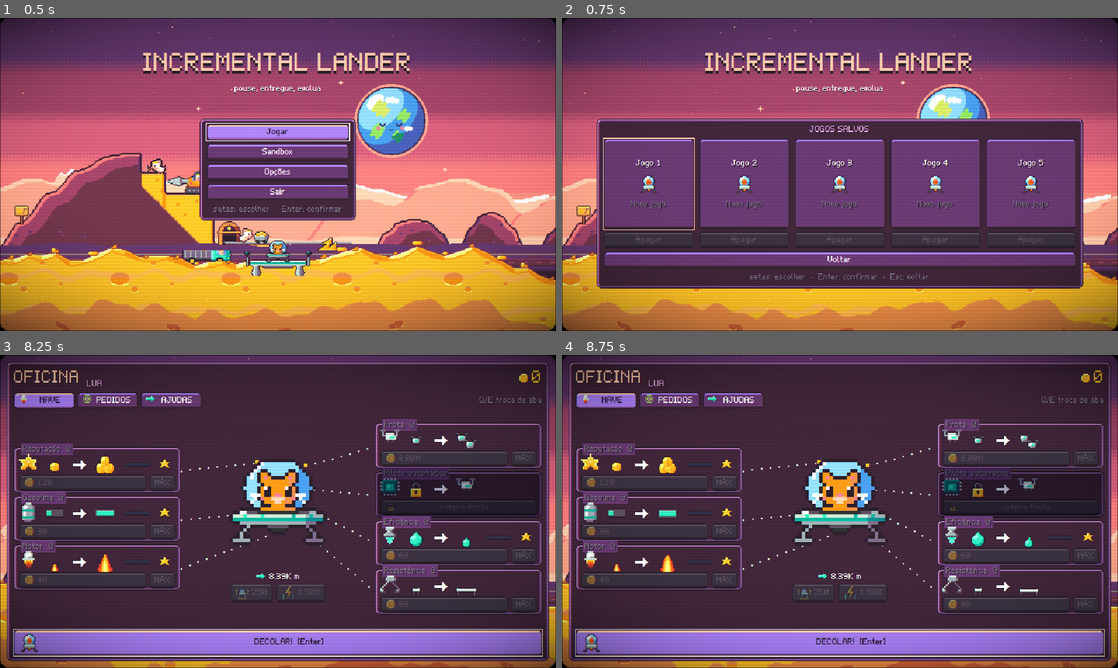
Above: before the commit, frames 1-4 (two rows, left to right).
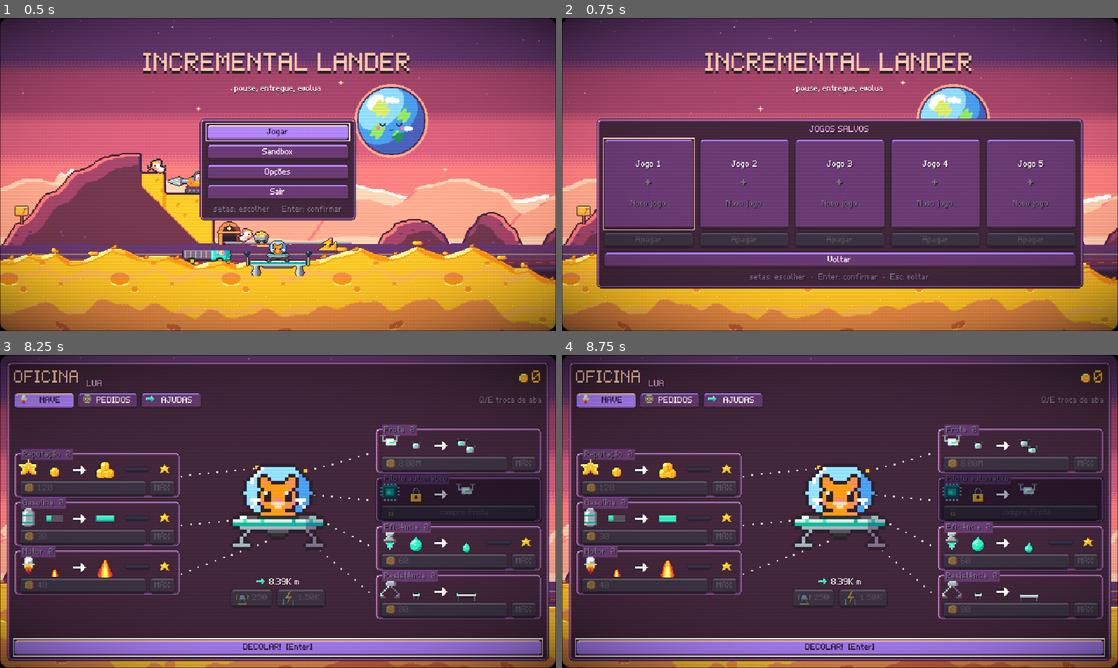
Above: after the commit, the same moments.

Repository: valdersonjr/incremental-lander
Game: Godot game, scene res://game/main.tscn
Two runs of this game, one before a commit and one after it. Both use one fixed random seed, a clock stepped at 60 frames per second and the inputs below.
Inputs (mouse positions are in pixels of both pictures, inside the frame that each line leads up to):
- Up to frame 1 (0.5 s): no input
- Up to frame 2 (0.75 s): click "Jogar" at 0.5 s
- Up to frame 3 (8.25 s): click (88, 520) at 1.27 s; click (244, 408) at 2.02 s; tap Enter (confirm) at 2.75 s; move the mouse to (400, 495) at 2.77 s; hold D (rotate_right) 2.78-3.5 s; hold Enter (confirm) 2.78-3.5 s; click (400, 495) at 2.92 s; tap Space at 3.02, 6.02 s; drag from (166, 527) to (250, 574) at 3.52 s; move the mouse to (333, 442) at 4.27 s; hold D (rotate_right) 4.28-5 s; hold S (stabilize) 4.28-5 s; click (333, 442) at 4.42 s; drag from (250, 574) to (111, 464) at 5.02 s; move the mouse to (444, 558) at 5.77 s; hold A (rotate_left) 5.78-6.5 s; hold Shift (turbo) 5.78-6.5 s; click (444, 558) at 5.92 s; drag from (111, 464) to (194, 433) at 6.52 s; move the mouse to (305, 511) at 7.27 s; hold Down 7.28-8 s; tap 9 at 7.35 s; click (305, 511) at 7.42 s; click "IR AO HANGAR [Enter]" at 8 s
- Up to frame 4 (8.75 s): no input

Frame 1 is identical in both runs. In frame 2, 1.1% of the frame differs, in the area x 12-88%, y 45-62%; in frame 3, 17%, in the area x 2-98%, y 20-95%; in frame 4, 17%.

Commit message:
Tira o ícone da navezinha do DECOLAR e dos cartões vazios
Co-Authored-By: Claude Opus 5.5 <noreply@anthropic.com>
Claude-Session: https://claude.ai/code/session_01JhKCi9Us7j2H5LJGQ5fDNT

Diff:
--- a/game/hangar/hangar.gd
+++ b/game/hangar/hangar.gd
@@ -114,7 +114,6 @@
 	_clear(_rows)
 	var launchable := Purchases.can_launch(planet, GameState.ship_stats())
 	_launch.disabled = not launchable
-	_launch.icon = UiKit.kid("ship") if launchable else null   # botao principal: navezinha (sem precisar ler)
 	_launch.text = "DECOLAR!  [Enter]" if launchable else "nave fraca: melhore Motor e Gasolina"
 	_fill_records()
 	_fill_tabs()
--- a/game/title/title_screen.gd
+++ b/game/title/title_screen.gd
@@ -153,7 +153,7 @@
 
 
 ## Cartao-botao de um espaco: nome no topo; com jogo, a barra de missoes liberadas (estrela + N/total), creditos,
-## runs e tempo; vazio, a navezinha e "Novo jogo".
+## runs e tempo; vazio, um "+" e "Novo jogo".
 func _slot_card(n: int, s: Dictionary) -> Button:
 	var card := Button.new()
 	card.custom_minimum_size = Vector2(SLOT_CARD_W, 104)
@@ -217,12 +217,9 @@
 		card.pressed.connect(func() -> void:
 			Sound.ui("click")
 			new_game_requested.emit(n))
-		var ship := TextureRect.new()
-		ship.texture = UiKit.kid("ship")
-		ship.stretch_mode = TextureRect.STRETCH_KEEP_CENTERED
-		ship.custom_minimum_size = Vector2(24, 28)
-		ship.mouse_filter = Control.MOUSE_FILTER_IGNORE
-		box.add_child(ship)
+		var plus := _card_label("+", &"DimLabel")
+		plus.add_theme_font_size_override(&"font_size", UiKit.TITLE_SIZE)
+		box.add_child(plus)
 		box.add_child(_card_label("Novo jogo", &"DimLabel"))
 	return card
 
Not shown, changed: docs/ARCHITECTURE.md
